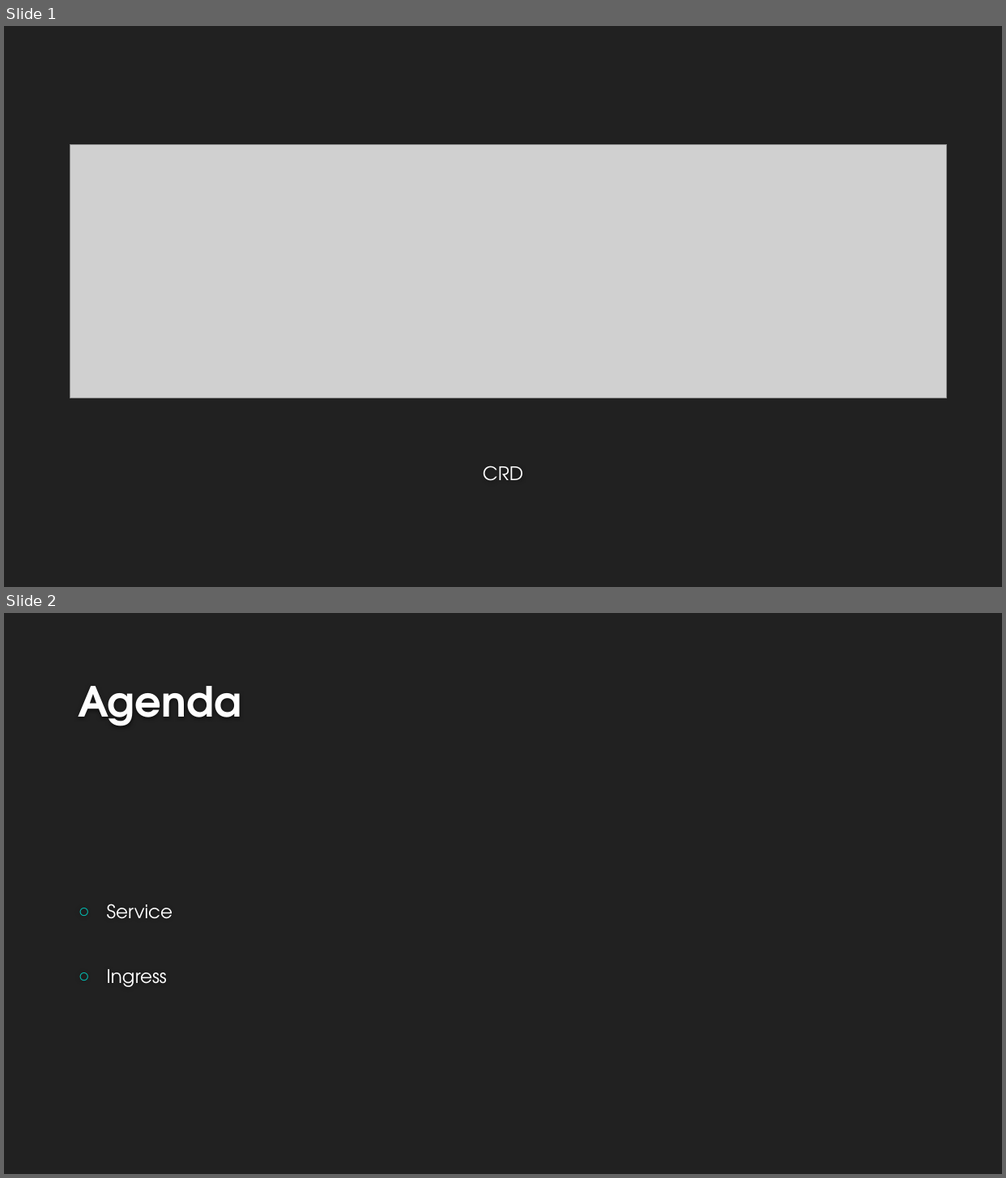
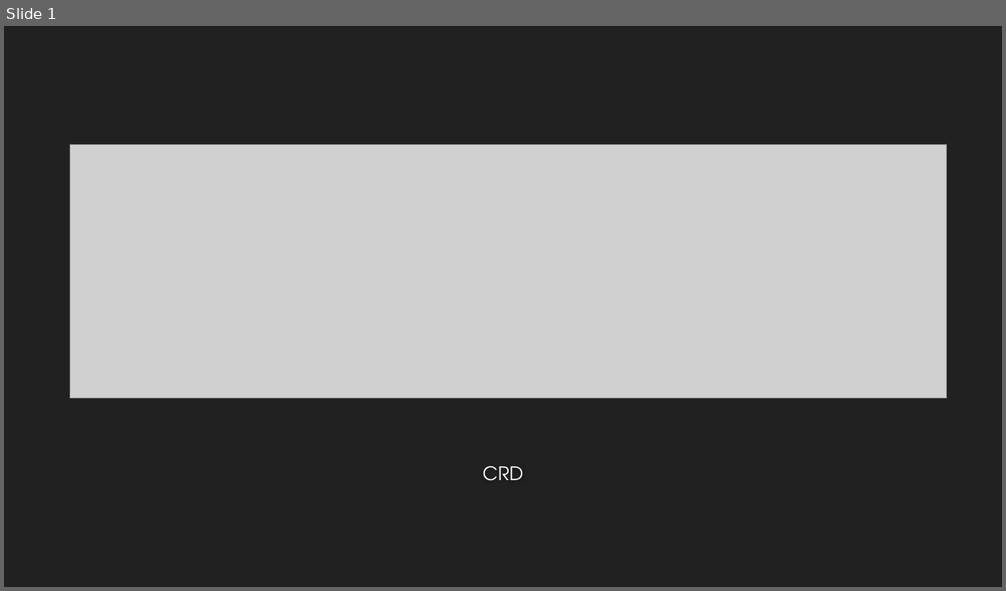
Before and after one commit to airuitian/CloudNative, a slide deck: kubernetes/k8s008.pptx. Shown one above the other, each under a label of ours: slides 1 and 2 before the commit, slide 1 after it. The pictures are 1006x1178 and 1006x591 pixels, drawn with LibreOffice and Linux fonts; fonts in the diff are those of the drawing; grey boxes stand for pictures; background and template pictures are left out. Boxes give left, top, right and bottom in pixels: in the first picture for what was removed or moved away, otherwise in the second. Text is boxed around its words. In the diff, an @@ line names an element or a change of style, - is before the commit and + after.

```diff
--- a/kubernetes/k8s008.pptx
+++ b/kubernetes/k8s008.pptx
@@ slide 2 removed at [4, 613, 1002, 1174], background #212121 @@
@@ title removed at [78, 686, 241, 726] @@
-Agenda
@@ text removed at [107, 904, 172, 987] @@
-○ Service
-○ Ingress
```
Also in this commit, not shown: 3 slides added, 1 other file.
